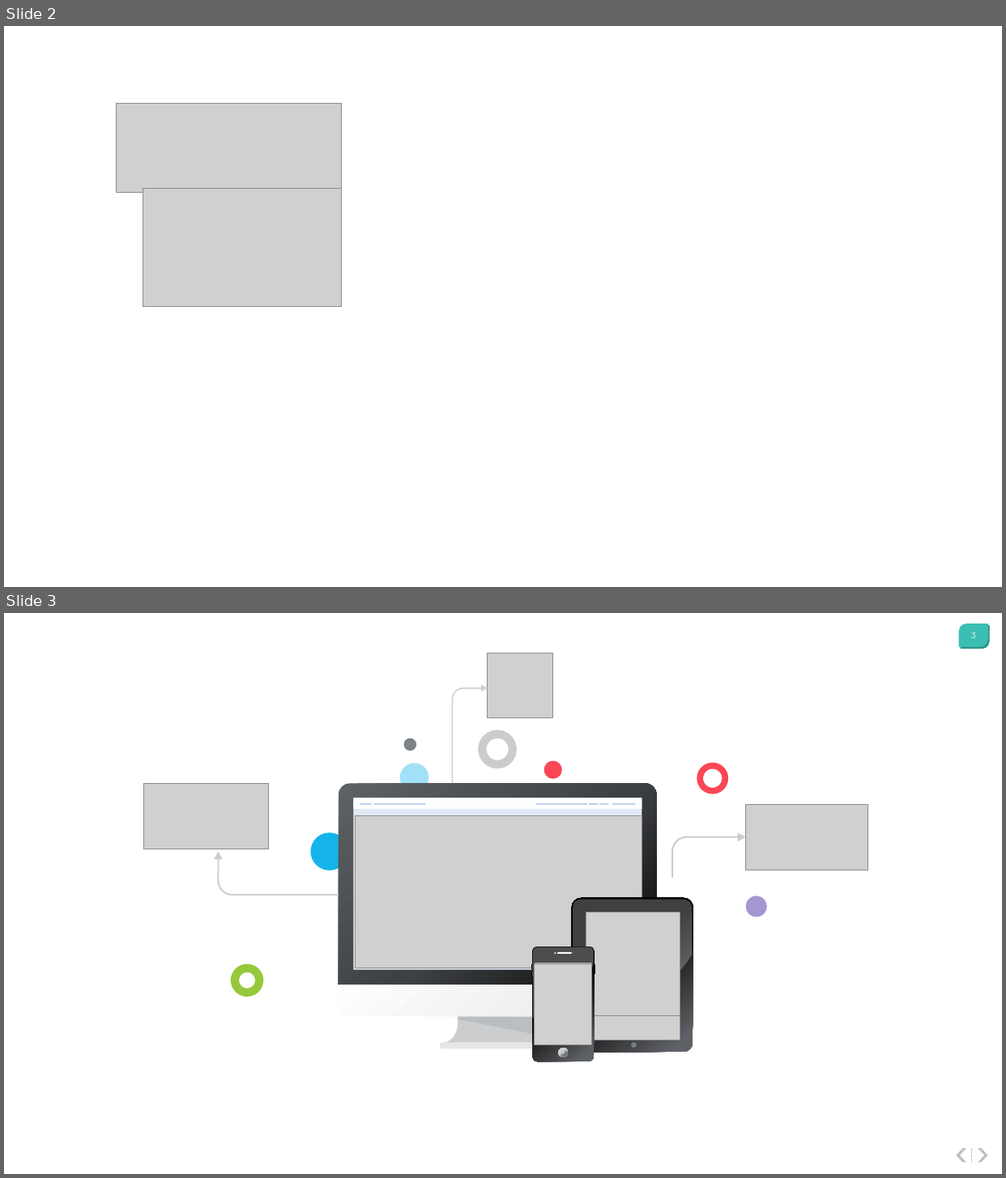
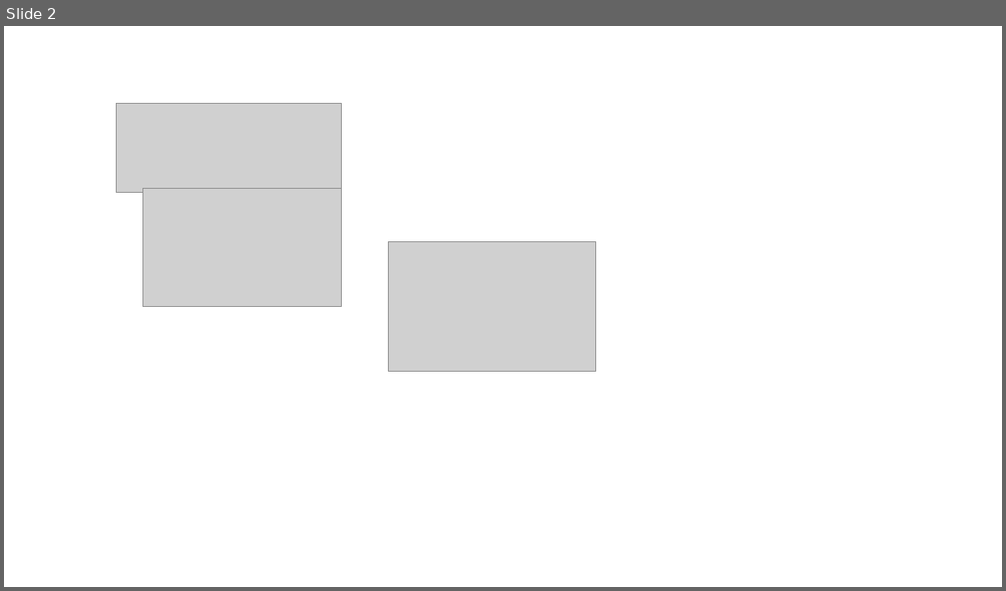
Before and after one commit to willwanderer/portal, a slide deck: img/logo/LogoMaker.pptx. Shown one above the other, each under a label of ours: slides 2 and 3 before the commit, slide 2 after it. The pictures are 1006x1178 and 1006x591 pixels, drawn with LibreOffice and Linux fonts; fonts in the diff are those of the drawing; grey boxes stand for pictures. Boxes give left, top, right and bottom in pixels: in the first picture for what was removed or moved away, otherwise in the second. Text is boxed around its words. In the diff, an @@ line names an element or a change of style, - is before the commit and + after.

```diff
--- a/img/logo/LogoMaker.pptx
+++ b/img/logo/LogoMaker.pptx
@@ slide 3 removed at (4, 613, 1002, 1174), background #FFFFFF @@
@@ round diag rect removed at (959, 624, 988, 647) @@
@@ round diag rect removed at (961, 626, 990, 649) @@
@@ page number removed at (971, 632, 976, 638) @@
-3
@@ group removed at (144, 653, 868, 1063): 25 freeform shapes, 7 pictures, 3 bent arrows @@
@@ chevron removed at (957, 1148, 967, 1162) @@
@@ line removed from (972, 1162) to (972, 1148) @@
@@ chevron removed at (978, 1148, 988, 1162) @@
@@ slide 2 changed as well @@
@@ picture added at (388, 242, 596, 372) @@
```
Also in this commit, not shown: 1 other slide changed, 1 other slide removed, 2 other files.
